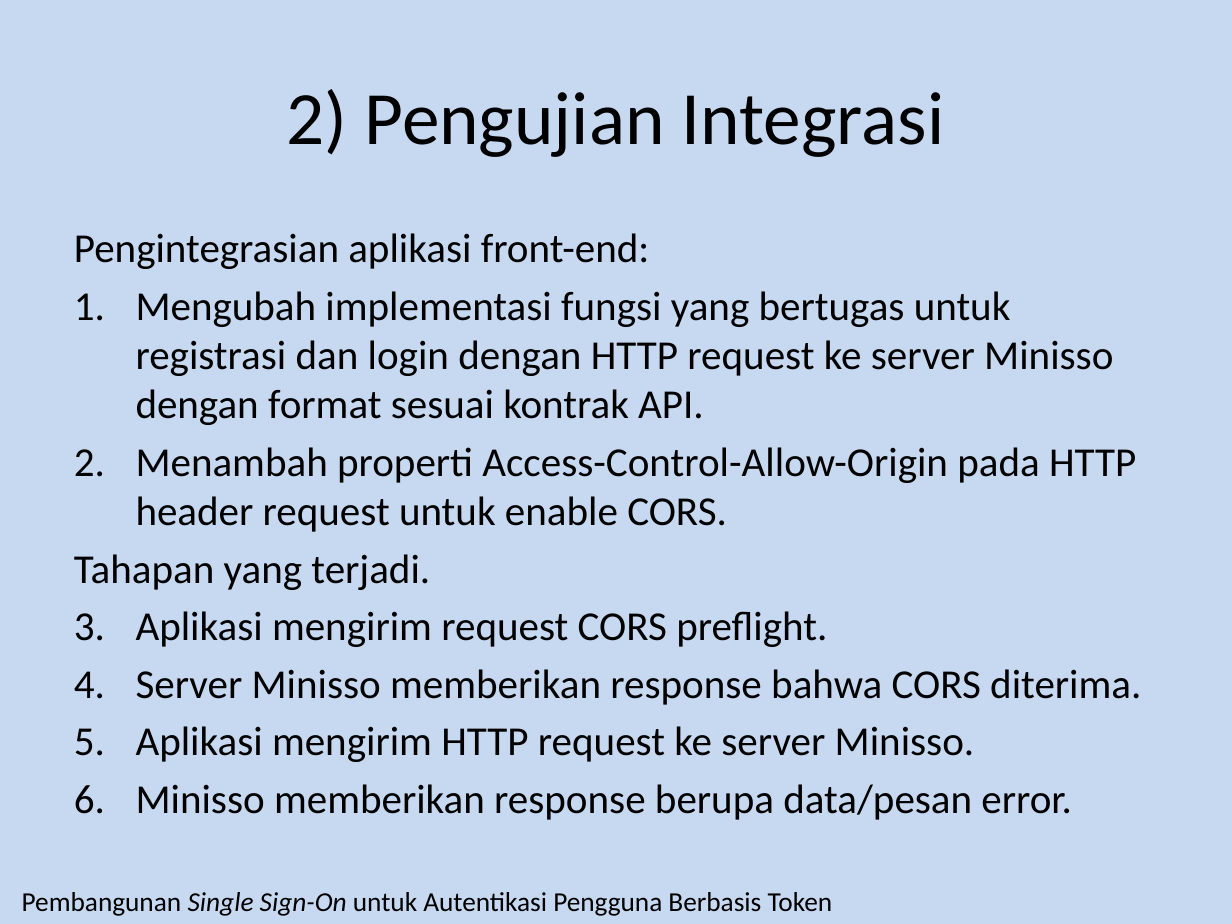
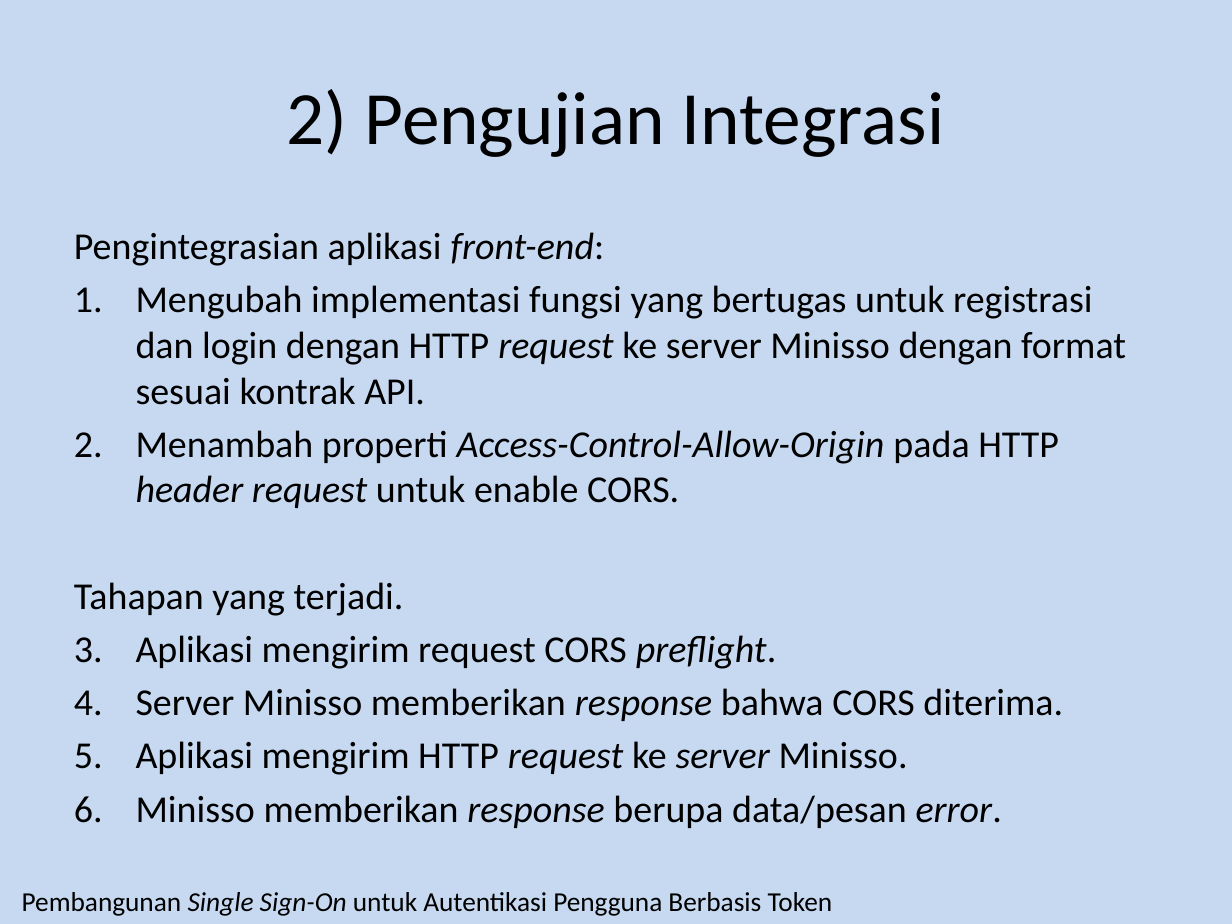
Before and after one commit to luqmanarifin/laporan-tugas-akhir, a slide deck: slide 46 of ppt-luqman-sidang.pptx (slide 45 before the commit). Drawn at 1232x924 pixels with LibreOffice and Linux fonts; fonts in the diff are those of the drawing. Boxes give left, top, right and bottom in pixels: in the first picture for what was removed or moved away, otherwise in the second. Text is boxed around its words. In the diff, an @@ line names an element or a change of style, - is before the commit and + after.

```diff
--- a/ppt-luqman-sidang.pptx
+++ b/ppt-luqman-sidang.pptx
@@ text "Pengintegrasian aplikasi front-end:" at (x1=74, y1=232, x2=1126, y2=828): size 24 to 22.2 pt; italic on in "front-end:", "request", "Access-Control-Allow-Origin header request", "preflight." and 3 more places @@
```
Also in this commit, not shown: 20 other slides changed, 1 slide added.
